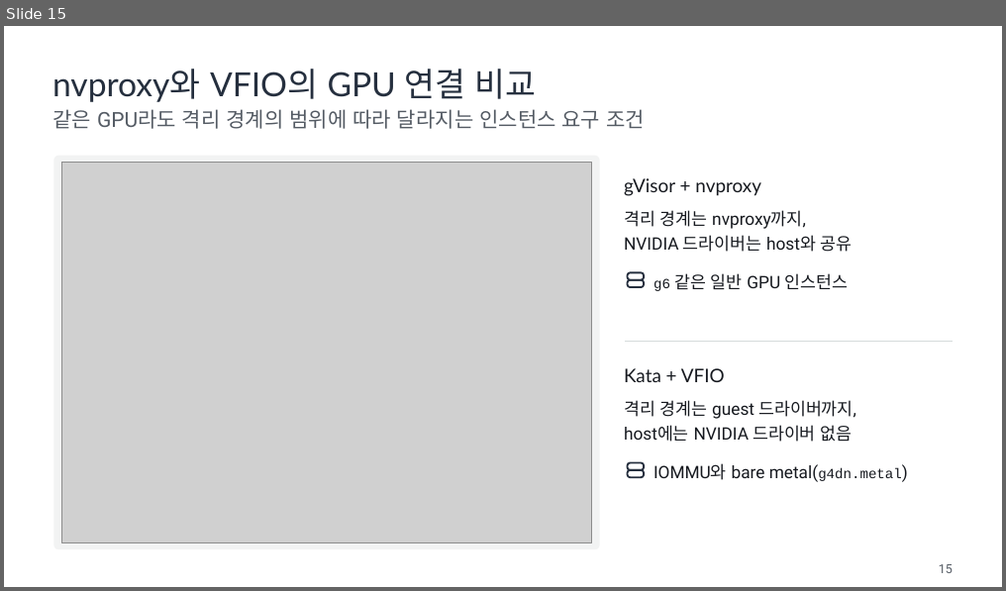
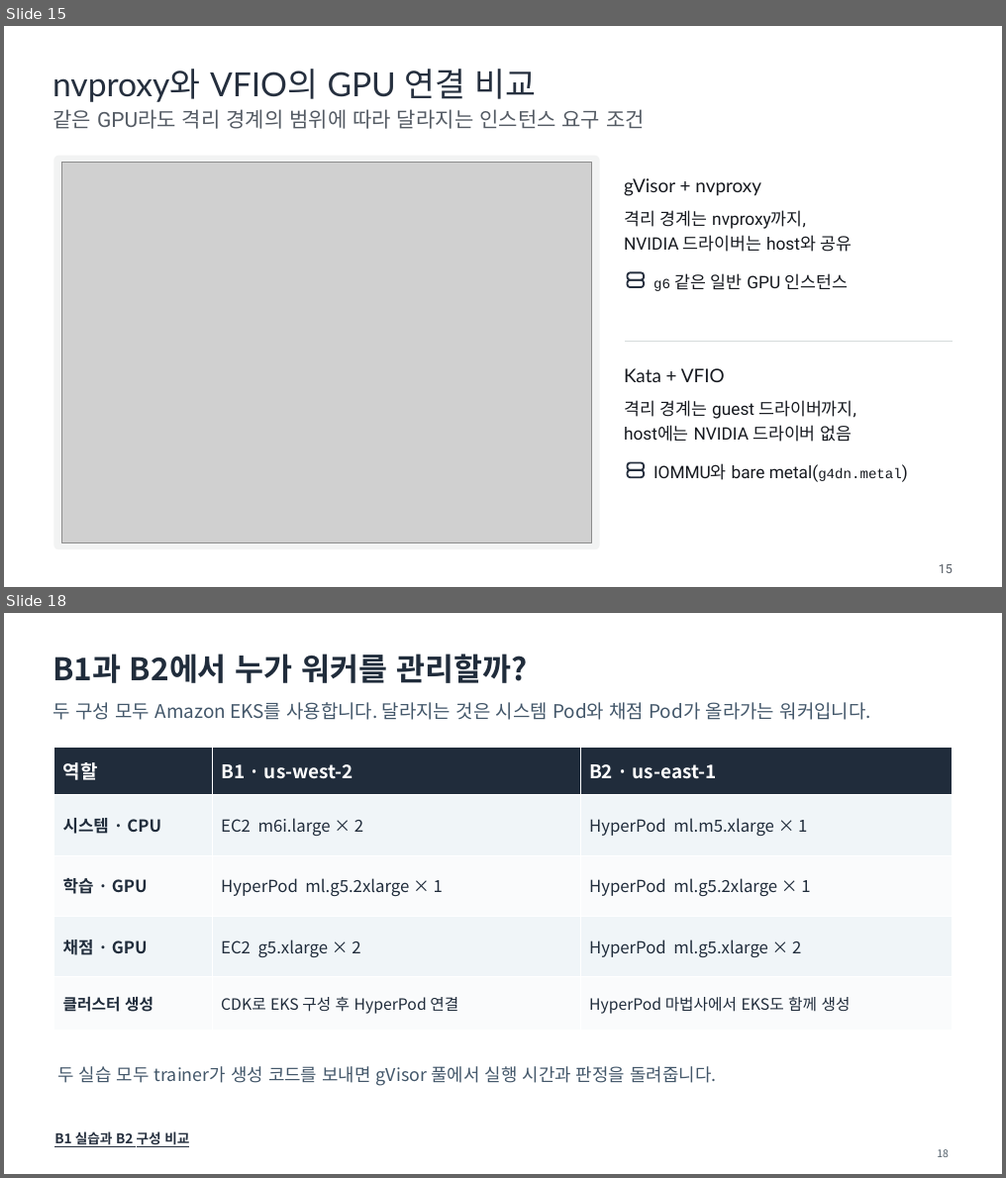
Before and after one commit to daekeun-ml/gpu-sandbox-on-aws, a slide deck: slides/gpu-sandbox-theory.pptx. Shown one above the other, each under a label of ours: slide 15 before the commit, slides 15 and 18 after it; the slides between them are not shown. The pictures are 1006x591 and 1006x1178 pixels, drawn with LibreOffice and Linux fonts; fonts in the diff are those of the drawing; grey boxes stand for pictures. Boxes give left, top, right and bottom in pixels: in the first picture for what was removed or moved away, otherwise in the second. Text is boxed around its words. In the diff, an @@ line names an element or a change of style, - is before the commit and + after.

Commit message:
Align the B2 architecture, hands-on guides and theory deck with the HyperPod run

```diff
--- a/slides/gpu-sandbox-theory.pptx
+++ b/slides/gpu-sandbox-theory.pptx
@@ slide 18 added at [4, 613, 1002, 1174], background #FFFFFF @@
@@ text added at [53, 654, 527, 683], 30 pt, text #202C3B, bold @@
+B1과 B2에서 누가 워커를 관리할까?
@@ text added at [54, 702, 871, 720], 18 pt, text #43576A @@
+두 구성 모두 Amazon EKS를 사용합니다. 달라지는 것은 시스템 Pod와 채점 Pod가 올라가는 워커입니다.
@@ table added at [54, 747, 952, 1030], 5 rows, 3 columns @@
+역할 | B1 · us-west-2 | B2 · us-east-1
+시스템 · CPU | EC2 m6i.large × 2 | HyperPod ml.m5.xlarge × 1
+학습 · GPU | HyperPod ml.g5.2xlarge × 1 | HyperPod ml.g5.2xlarge × 1
+채점 · GPU | EC2 g5.xlarge × 2 | HyperPod ml.g5.xlarge × 2
+클러스터 생성 | CDK로 EKS 구성 후 HyperPod 연결 | HyperPod 마법사에서 EKS도 함께 생성
@@ text added at [57, 1066, 716, 1086], 17 pt, text #43576A @@
+두 실습 모두 trainer가 생성 코드를 보내면 gVisor 풀에서 실행 시간과 판정을 돌려줍니다.
@@ text added at [54, 1132, 189, 1148], 13 pt, text #252F3E, bold, underline @@
+B1 실습과 B2 구성 비교
@@ text added at [937, 1150, 948, 1157], 10 pt, text #53606B @@
+18
```
Also in this commit, not shown: 16 slides changed, 4 other slides added, 4 slides removed, 49 other files.
